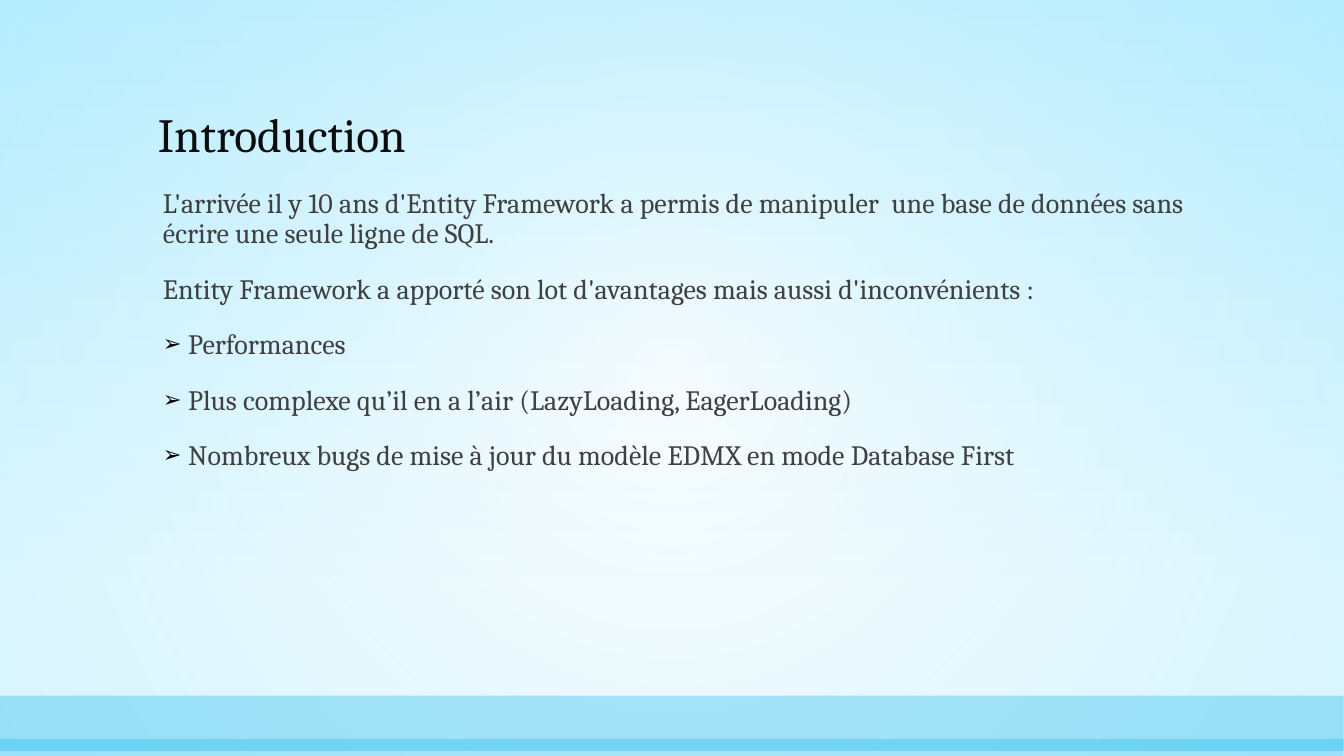
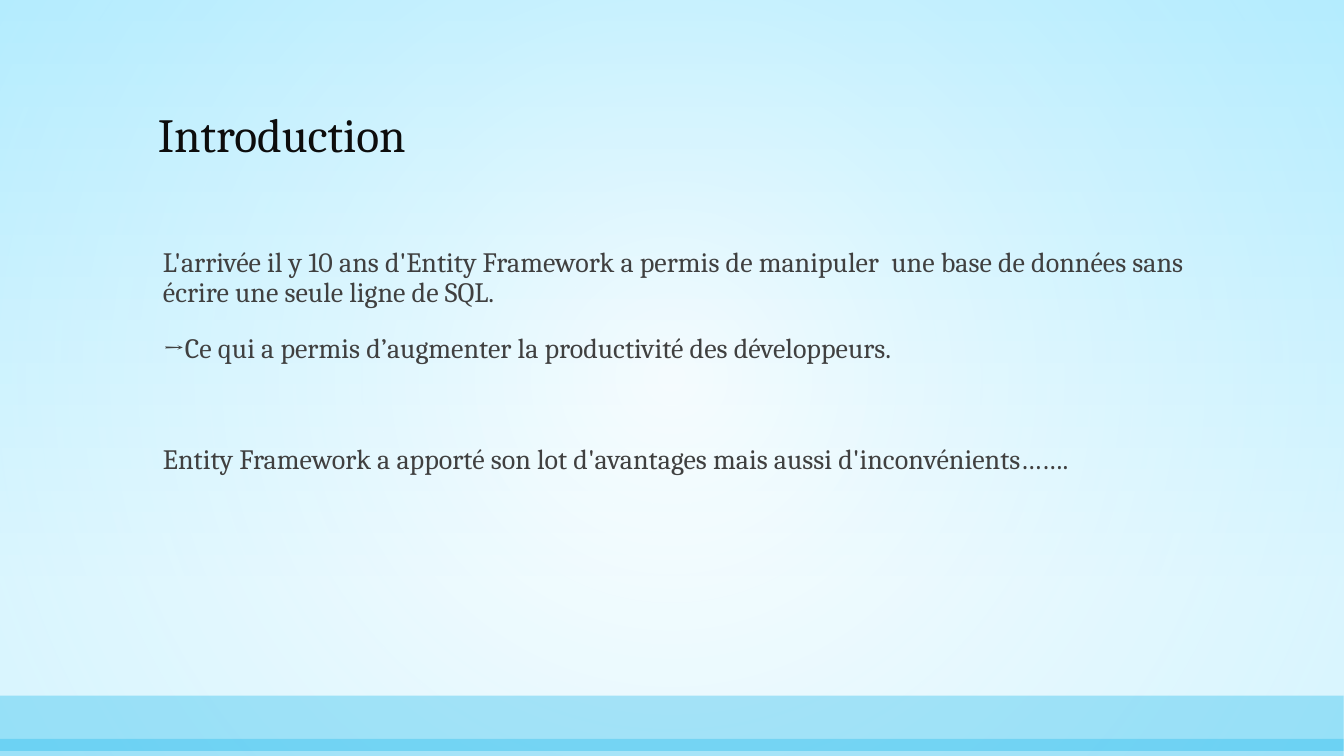
Before and after one commit to AnthonyGiretti/MicroOrmDemo.net, a slide deck: slide 2 of Items/Les Micro Orm, alternatives à Entity Framework.pptx. Drawn at 1344x756 pixels with LibreOffice and Linux fonts; fonts in the diff are those of the drawing. Boxes give left, top, right and bottom in pixels: in the first picture for what was removed or moved away, otherwise in the second. Text is boxed around its words. In the diff, an @@ line names an element or a change of style, - is before the commit and + after.

```diff
--- a/Items/Les Micro Orm, alternatives à Entity Framework.pptx
+++ b/Items/Les Micro Orm, alternatives à Entity Framework.pptx
@@ text at [163, 338, 1068, 475]: text changed @@
-Entity Framework a apporté son lot d'avantages mais aussi d'inconvénients :
-➢ Performances
-➢ Plus complexe qu’il en a l’air (LazyLoading, EagerLoading)
-➢ Nombreux bugs de mise à jour du modèle EDMX en mode Database First
+→Ce qui a permis d’augmenter la productivité des développeurs.
+Entity Framework a apporté son lot d'avantages mais aussi d'inconvénients…….
```
Also in this commit, not shown: 3 other slides changed, 3 slides added.
